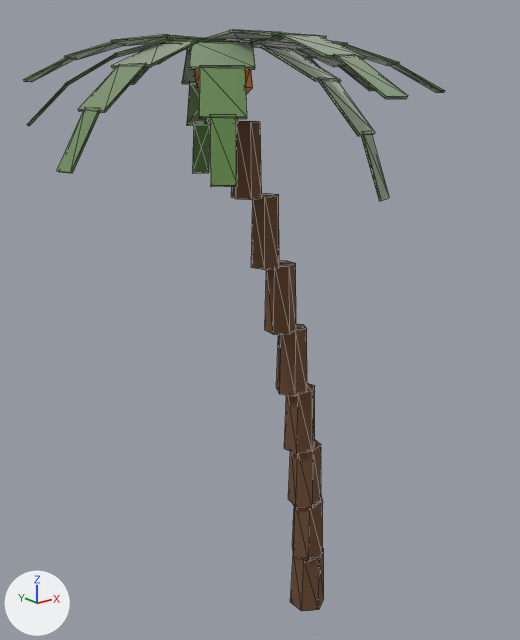
What one commit did to the glTF model assets/nature/palm_b.glb.
Before and after are seen from a 50 mm camera at (-8.68, -10.77, 11.67) aimed at (0.14, 0.25, 7.26). The axes (+X, +Y, +Z) are drawn at lower left. The lights are the same throughout. The older version comes first. Mesh edges are drawn as thin lines. Vertices at exactly the same position are counted once.

The first picture shows 'Palm'.
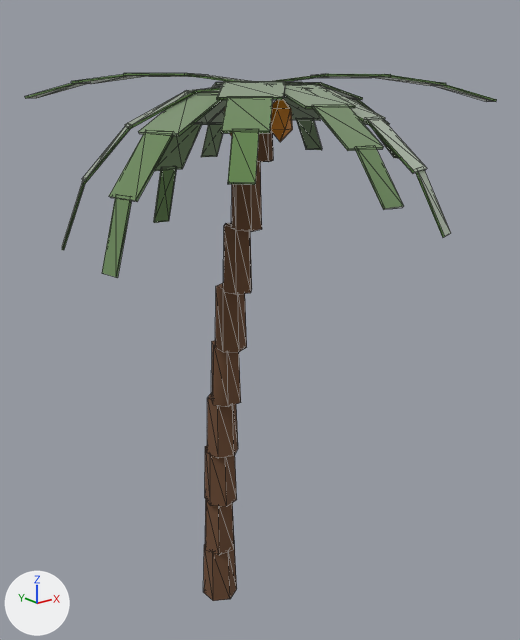
Location of each change, (x1, y1, x2, y2) in pixels of the pictures (520 x 640 px; the box of a moved part takes in the faces that stretch with it):
'Palm', reshaped (12% wider, 9% shorter): before (24, 29, 445, 611); after (25, 73, 497, 601)
part 1 of me_palm, moved or reshaped: before (290, 548, 324, 611); after (203, 543, 237, 601)
part 2 of me_palm, moved or reshaped: before (292, 497, 323, 562); after (205, 500, 234, 555)
part 3 of me_palm, moved or reshaped: before (288, 440, 321, 508); after (205, 446, 237, 507)
part 4 of me_palm, moved or reshaped: before (284, 383, 315, 454); after (207, 392, 238, 458)
part 5 of me_palm, moved or reshaped: before (276, 324, 307, 396); after (212, 340, 241, 407)
part 6 of me_palm, moved or reshaped: before (265, 261, 296, 335); after (215, 283, 247, 352)
part 7 of me_palm, moved or reshaped: before (251, 193, 279, 270); after (223, 223, 252, 295)
part 8 of me_palm, moved or reshaped: before (231, 121, 262, 200); after (231, 162, 262, 232)
part 9 of me_palm, moved or reshaped (mostly hidden before): before (208, 119, 238, 124); after (257, 129, 273, 162)
part 10 of me_palm, moved or reshaped (mostly hidden afterwards): before (187, 83, 208, 126); after (209, 110, 224, 124)
part 11 of me_palm, moved or reshaped: before (192, 124, 210, 173); after (201, 124, 223, 157)
part 12 of me_palm, moved or reshaped: before (260, 45, 341, 82); after (303, 87, 385, 122)
part 13 of me_palm, moved or reshaped: before (318, 77, 375, 136); after (365, 116, 427, 173)
part 14 of me_palm, moved or reshaped: before (361, 130, 389, 201); after (416, 167, 451, 237)
part 15 of me_palm, moved or reshaped: before (389, 64, 445, 93); after (435, 85, 497, 102)
part 16 of me_palm, moved or reshaped (not visible afterwards): before (194, 69, 199, 90)
part 17 of me_palm, moved or reshaped (not visible before): after (270, 99, 293, 142)
part 18 of me_palm, moved or reshaped (not visible afterwards): before (245, 69, 253, 94)
part 19 of me_palm, moved or reshaped: before (24, 29, 408, 187); after (25, 73, 446, 278)

Diff of the bpy script that builds the scene:
```diff
--- a/assets/nature/palm_b.glb.py
+++ b/assets/nature/palm_b.glb.py
@@ me_palm @@
-me_palm.from_pydata(...)  # 496 vertices, 768 faces; spans x -4.02..4.02, y -4.18..4.18, z 0.0..12.71
+me_palm.from_pydata(...)  # 496 vertices, 768 faces; spans x -3.69..3.69, y -3.81..3.81, z 0.0..12.04
+# me_palm part 1: the loose piece of 12 vertices spanning x 1.0..1.71, y -0.47..0.36, z 0.0..1.42 is scaled about its middle by (1, 1, 0.943), then moved by (-1.42, 1.61, -0.04)
+# me_palm part 2: the loose piece of 12 vertices spanning x 0.93..1.72, y -0.41..0.32, z 1.39..2.82 is scaled about its middle by (1, 1, 0.943), then moved by (-1.4, 1.58, -0.12)
+# me_palm part 3: the loose piece of 12 vertices spanning x 0.87..1.6, y -0.39..0.35, z 2.79..4.21 is scaled about its middle by (1, 1, 0.943), then moved by (-1.32, 1.46, -0.2)
+# me_palm part 4: the loose piece of 12 vertices spanning x 0.75..1.42, y -0.34..0.38, z 4.18..5.61 is scaled about its middle by (1, 1, 0.943), then moved by (-1.19, 1.28, -0.28)
+# me_palm part 5: the loose piece of 12 vertices spanning x 0.53..1.22, y -0.23..0.39, z 5.58..7.0 is scaled about its middle by (1, 1, 0.943), then moved by (-1.01, 1.02, -0.36)
+# me_palm part 6: the loose piece of 12 vertices spanning x 0.31..0.91, y -0.18..0.49, z 6.97..8.4 is scaled about its middle by (1, 1, 0.943), then moved by (-0.78, 0.68, -0.44)
+# me_palm part 7: the loose piece of 12 vertices spanning x -0.03..0.59, y -0.05..0.55, z 8.37..9.79 is scaled about its middle by (1, 1, 0.943), then moved by (-0.5, 0.27, -0.52)
+# me_palm part 8: the loose piece of 12 vertices spanning x -0.4..0.19, y 0.07..0.64, z 9.76..11.19 is scaled about its middle by (1, 1, 0.943), then moved by (-0.17, -0.22, -0.6)
+# me_palm part 9: the loose piece of 12 vertices spanning x -0.81..-0.3, y 0.2..0.77, z 11.16..12.58 is scaled about its middle by (1, 1, 0.943), then moved by (0.22, -0.78, -0.68)
+# me_palm part 10: the loose piece of 8 vertices spanning x 0.18..1.23, y 2.36..3.5, z 11.0..11.95 is multiplied about its middle by the matrix ((0.967, -0.092, -0.125), (0.051, 0.932, -0.295), (0.147, 0.285, 0.925)), then moved by (0.08, -0.56, -0.15)
+# me_palm part 11: the loose piece of 8 vertices spanning x 0.72..1.31, y 3.2..3.87, z 9.88..11.07 is multiplied about its middle by the matrix ((0.955, -0.106, -0.164), (0.033, 0.895, -0.386), (0.192, 0.373, 0.88)), then moved by (0.16, -0.25, 0.2)
+# me_palm part 12: the loose piece of 8 vertices spanning x -0.63..0.7, y -1.69..-0.33, z 11.88..12.46 is multiplied about its middle by the matrix ((1.009, -0.019, -0.026), (0.02, 1.008, 0.063), (0.025, -0.064, 1.008)), then moved by (0.26, -0.8, -0.65)
+# me_palm part 13: the loose piece of 8 vertices spanning x -0.12..0.82, y -2.31..-1.31, z 11.02..11.94 is multiplied about its middle by the matrix ((1.009, -0.018, -0.04), (0.021, 1.005, 0.095), (0.038, -0.095, 1.005)), then moved by (0.3, -0.86, -0.59)
+# me_palm part 14: the loose piece of 8 vertices spanning x 0.3..0.81, y -2.59..-2.05, z 9.97..11.09 is multiplied about its middle by the matrix ((1.008, -0.016, -0.053), (0.023, 1.002, 0.126), (0.05, -0.127, 1.001)), then moved by (0.36, -0.97, -0.53)
+# me_palm part 15: the loose piece of 8 vertices spanning x 2.09..3.17, y -1.78..-0.94, z 11.7..12.25 is multiplied about its middle by the matrix ((1.011, -0.022, -0.194), (0.042, 1.024, 0.104), (0.19, -0.11, 1.006)), then moved by (0.46, -0.77, -0.27)
+# me_palm part 16: the loose piece of 12 vertices spanning x -0.86..-0.41, y 0.66..1.09, z 11.57..12.37 is moved by (0.65, -1.36, -0.72)
+# me_palm part 17: the loose piece of 12 vertices spanning x -0.69..-0.25, y 0.66..1.09, z 11.57..12.37 is moved by (0.46, -1.4, -0.72)
+# me_palm part 18: the loose piece of 12 vertices spanning x -0.38..0.07, y 0.24..0.66, z 11.57..12.37 is moved by (-0.57, -0.62, -0.72)
+# me_palm part 19: 288 of 496 vertices moved; they spanned x -4.02..4.02, y -4.18..4.18, z 10.4..12.71 and now span x -3.69..3.4, y -3.81..3.68, z 8.93..12.04; mean shift (0.12, -0.59, -0.95); largest move (-0.71, 4.18, 11.92) -> (-0.51, 3.25, 8.95)
+# other edits to the shape of me_palm do not show in these pictures
 me_palm.materials.append(mat_trunk)
```
